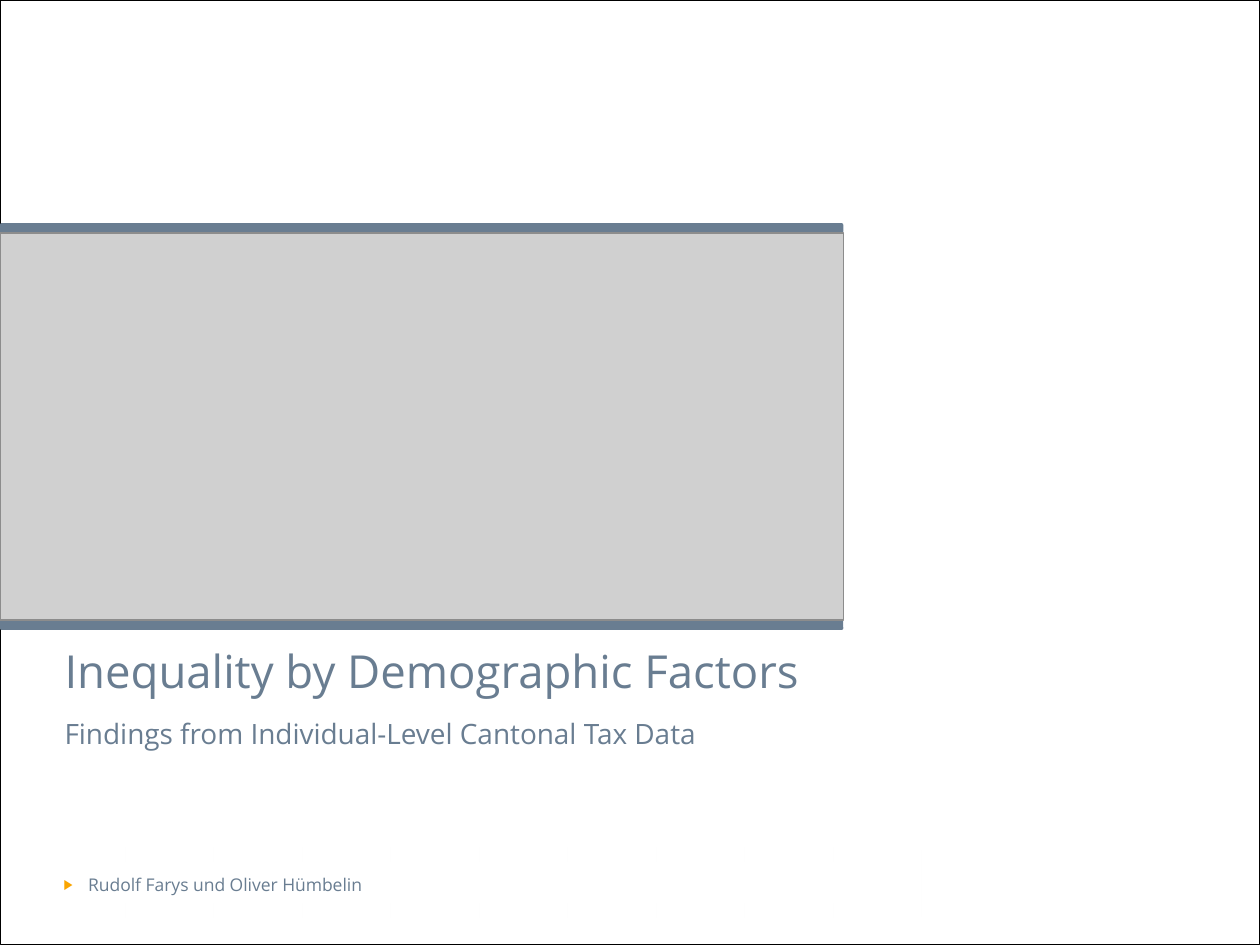
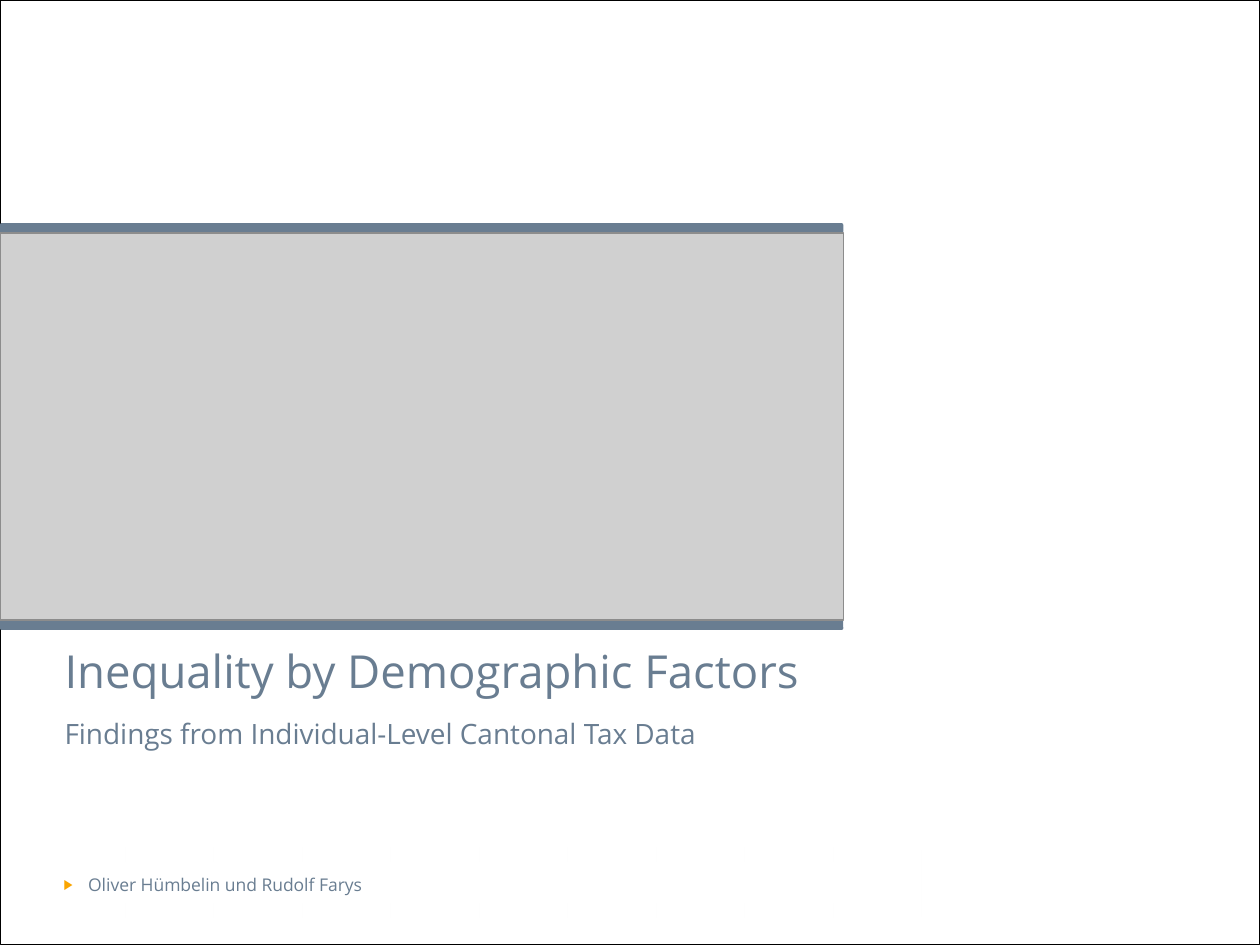
Before and after one commit to hackstutz/neuchatel, a slide deck: slide 1 of presentation/Inequality by Demographic Factors_V3.pptx. Drawn at 1260x945 pixels with LibreOffice and Linux fonts; fonts in the diff are those of the drawing; grey boxes stand for pictures; background and template pictures are left out. Boxes give left, top, right and bottom in pixels: in the first picture for what was removed or moved away, otherwise in the second. Text is boxed around its words. In the diff, an @@ line names an element or a change of style, - is before the commit and + after.

```diff
--- a/presentation/Inequality by Demographic Factors_V3.pptx
+++ b/presentation/Inequality by Demographic Factors_V3.pptx
@@ text at [88, 877, 362, 895]: text changed @@
-▶ Rudolf Farys und Oliver Hümbelin
+▶ Oliver Hümbelin und Rudolf Farys
```
Also in this commit, not shown: 12 other slides changed, 8 other files.
